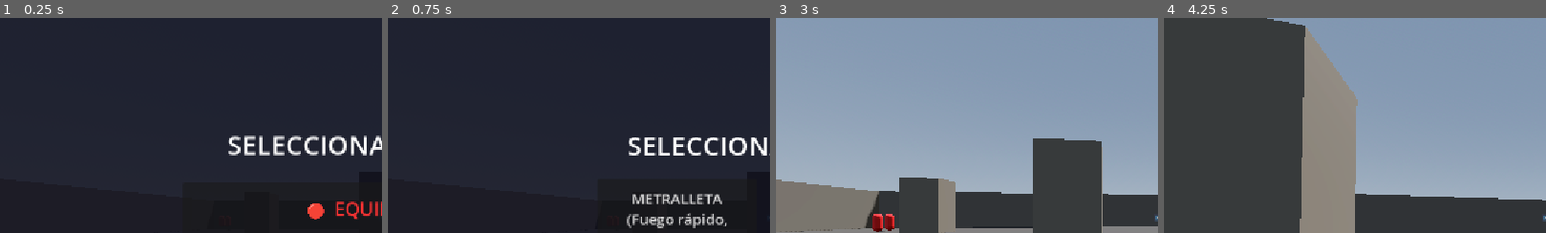
Above: before the commit, frames 1-4 (left to right).
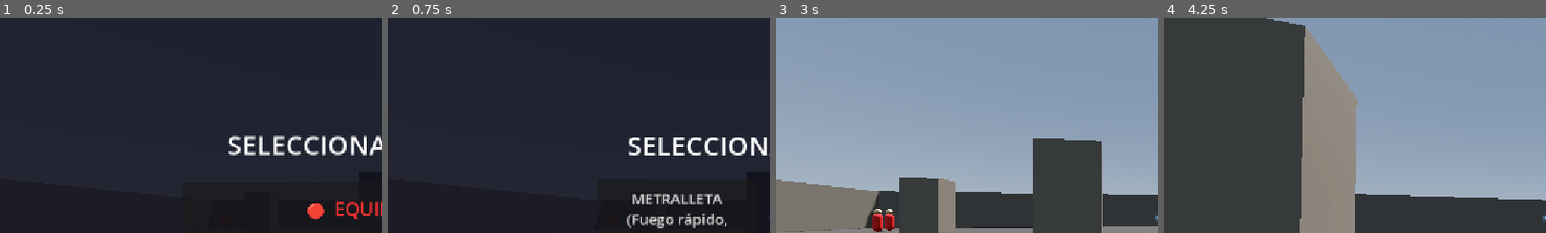
Above: after the commit, the same moments.

Repository: Jillkrav/Fps-Prueba
Game: Godot game, scene res://scenes/maps/map_2.tscn
Same seed, same stepped clock (60 frames per second), same inputs: the game is played once before the commit and once after it. This scene is started directly instead of the project's main scene. The engine's default icon, where the game draws it, is replaced by a stand-in: a white triangle on a blue panel in a dark square.
Inputs (mouse positions are % of the whole screen's width and height, from its top left):
- Up to frame 1 (0.25 s): no input
- Up to frame 2 (0.75 s): click "🔴 EQUIPO ROJO" at 0.5 s
- Up to frame 3 (3 s): click "METRALLETA (Fuego rápido, men…" at 1.25 s; tap Enter (ui_accept) at 2, 2.27 s; move the mouse to (55, 50) at 2.02 s; hold F 2.03-2.78 s; hold W from 2.03 s (still down); click (55, 50) at 2.17 s; move the mouse to (45, 50) at 2.77 s; tap F at 2.85 s; click (45, 50) at 2.92 s
- Up to frame 4 (4.25 s): keep holding W; tap Enter (ui_accept) at 3.02 s; move the mouse to (52, 48) at 3.52 s; hold R from 3.53 s (still down); click (52, 48) at 3.67 s; tap F at 3.8 s
The pictures show only the part of the screen within x 0-50%, y 4-54%; the shares and areas given below are measured in that part.

The runs differ from the first frame. In frame 3, less than 0.1% of the frame differs, in the area x 25-31%, y 88-92%; in frame 4, nothing differs.

Commit message:
fix: cabeza esfera + headshot en npc_base (sistema correcto). Fix take_damage en player.gd

Diff:
--- a/scenes/npcs/npc_base.tscn
+++ b/scenes/npcs/npc_base.tscn
@@ -12,6 +12,16 @@
 
 [sub_resource type="StandardMaterial3D" id="StandardMaterial3D_base"]
 albedo_color = Color(0.8, 0.8, 0.8, 1)
+
+[sub_resource type="SphereMesh" id="SphereMesh_head"]
+radius = 0.28
+height = 0.56
+
+[sub_resource type="StandardMaterial3D" id="StandardMaterial3D_head"]
+albedo_color = Color(0.85, 0.72, 0.55, 1)
+
+[sub_resource type="SphereShape3D" id="SphereShape3D_head"]
+radius = 0.28
 
 [node name="NpcBase" type="CharacterBody3D" groups=["npcs"]]
 collision_layer = 4
@@ -27,6 +37,20 @@
 mesh = SubResource("CapsuleMesh_base")
 surface_material_override/0 = SubResource("StandardMaterial3D_base")
 
+[node name="Head" type="Node3D" parent="."]
+transform = Transform3D(1, 0, 0, 0, 1, 0, 0, 0, 1, 0, 2.08, 0)
+
+[node name="HeadMesh" type="MeshInstance3D" parent="Head"]
+mesh = SubResource("SphereMesh_head")
+surface_material_override/0 = SubResource("StandardMaterial3D_head")
+
+[node name="HeadHitbox" type="Area3D" parent="Head" groups=["headshot"]]
+collision_layer = 4
+collision_mask = 0
+
+[node name="HeadCollision" type="CollisionShape3D" parent="Head/HeadHitbox"]
+shape = SubResource("SphereShape3D_head")
+
 [node name="NavigationAgent3D" type="NavigationAgent3D" parent="."]
 target_desired_distance = 1.5
 path_max_distance = 3.0
--- a/scripts/npc_base.gd
+++ b/scripts/npc_base.gd
@@ -40,6 +40,7 @@
 @export var damage: float = 10.0
 @export var attack_range: float = 2.0
 @export var attack_rate: float = 1.0
+@export var headshot_multiplier: float = 2.5
 
 # ─────────────────────────────────────────
 # VARIABLES INTERNAS
@@ -54,17 +55,16 @@
 var gravity: float = ProjectSettings.get_setting("physics/3d/default_gravity")
 
 @onready var navigation_agent: NavigationAgent3D = get_node_or_null("NavigationAgent3D")
+@onready var head_hitbox: Area3D = get_node_or_null("Head/HeadHitbox")
 
 # ─────────────────────────────────────────
 # HELPERS
 # ─────────────────────────────────────────
 
-## Devuelve true si el jugador está invisible para los NPCs.
 func _player_is_invisible() -> bool:
 	var player: Node = get_tree().get_first_node_in_group("player")
 	return player != null and player.is_in_group("invisible_to_npc")
 
-## Devuelve el equipo del jugador según GameState ("rojo" → DOS, "azul" → UNO, "" → ninguno/enemigo de todos).
 func _get_player_team() -> Equipo:
 	var gs: Node = get_node_or_null("/root/GameState")
 	if gs:
@@ -73,13 +73,10 @@
 				return Equipo.DOS
 			"azul":
 				return Equipo.UNO
-	# Por defecto si no eligió equipo, se considera equipo UNO
 	return Equipo.UNO
 
-## Devuelve true si este NPC es enemigo del nodo indicado.
 func es_enemigo_de(nodo: Node) -> bool:
 	if nodo.is_in_group("player"):
-		# El NPC ataca al jugador solo si son de equipos distintos
 		return equipo != _get_player_team()
 	if nodo is NpcBase:
 		return equipo != nodo.equipo
@@ -98,7 +95,6 @@
 	if is_dead:
 		return
 
-	# Refrescar objetivo si murió, es inválido, o el jugador cambió de visibilidad
 	if target == null or not is_instance_valid(target) \
 		or (target.has_method("is_dead") and target.get("is_dead") == true) \
 		or (target.is_in_group("player") and _player_is_invisible()):
@@ -166,12 +162,9 @@
 	var todos_npcs: Array = get_tree().get_nodes_in_group("npcs")
 	var jugador_invisible: bool = _player_is_invisible()
 	var player_team: Equipo = _get_player_team()
-
 	var closest_dist: float = INF
 
-	# ¿Este NPC es enemigo del jugador?
 	var atacar_jugador: bool = (equipo != player_team) and not jugador_invisible
-
 	if atacar_jugador:
 		var player: Node3D = get_tree().get_first_node_in_group("player") as Node3D
 		if player and not player.get("is_dead"):
@@ -180,7 +173,6 @@
 				closest_dist = d
 				target = player
 
-	# Siempre busca NPCs del equipo contrario
 	for node in todos_npcs:
 		if node == self:
 			continue
@@ -214,25 +206,38 @@
 	if target and target.has_method("take_damage"):
 		target.take_damage(damage)
 
-func take_damage(amount: float) -> void:
+## Recibe daño. Si is_headshot=true aplica el multiplicador.
+func take_damage(amount: float, is_headshot: bool = false) -> void:
 	if is_dead:
 		return
-	current_health -= amount
+	var final_damage: float = amount * (headshot_multiplier if is_headshot else 1.0)
+	current_health -= final_damage
 	current_health = clamp(current_health, 0, max_health)
-	flash_hit()
+	flash_hit(is_headshot)
 	if current_health <= 0:
 		die()
 
-func flash_hit() -> void:
+func flash_hit(headshot: bool = false) -> void:
 	var mesh: MeshInstance3D = get_node_or_null("MeshInstance3D")
+	var head_mesh: MeshInstance3D = get_node_or_null("Head/HeadMesh")
 	if mesh:
 		var mat: StandardMaterial3D = mesh.get_surface_override_material(0) as StandardMaterial3D
 		if mat:
-			mat.albedo_color = Color.WHITE
+			mat.albedo_color = Color.WHITE if headshot else Color.WHITE
 			var t: SceneTreeTimer = get_tree().create_timer(0.1)
 			t.timeout.connect(func() -> void:
 				if is_instance_valid(mat):
 					mat.albedo_color = _base_color
+			)
+	if head_mesh and headshot:
+		var hmat: StandardMaterial3D = head_mesh.get_surface_override_material(0) as StandardMaterial3D
+		if hmat:
+			var orig: Color = hmat.albedo_color
+			hmat.albedo_color = Color.YELLOW
+			var t2: SceneTreeTimer = get_tree().create_timer(0.15)
+			t2.timeout.connect(func() -> void:
+				if is_instance_valid(hmat):
+					hmat.albedo_color = orig
 			)
 
 func die() -> void:
--- a/scripts/npc_melee.gd
+++ b/scripts/npc_melee.gd
@@ -16,7 +16,6 @@
 	attack_range  = 1.5
 	attack_rate   = 1.0
 	# equipo se asigna ANTES de _ready() desde el spawner o inspector
-	# NO sobreescribir aqui
 	super._ready()
 
 func perform_attack() -> void:
@@ -24,4 +23,5 @@
 		return
 	if target.has_method("is_dead") and target.get("is_dead"):
 		return
+	# take_damage acepta (amount, is_headshot=false) — melee nunca hace headshot
 	target.take_damage(damage)
--- a/scripts/player.gd
+++ b/scripts/player.gd
@@ -112,8 +112,15 @@
 		for hit in hits:
 			var target: Node = hit["collider"]
 			var is_headshot: bool = hit.get("is_headshot", false)
+			# Llamada segura: soporta tanto take_damage(amount) como take_damage(amount, headshot)
 			if target and target.has_method("take_damage"):
-				target.take_damage(hit["damage"], is_headshot)
+				var method: Dictionary = target.get_method_list().filter(
+					func(m): return m["name"] == "take_damage"
+				).front()
+				if method and method.get("args", []).size() >= 2:
+					target.take_damage(hit["damage"], is_headshot)
+				else:
+					target.take_damage(hit["damage"])
 
 func take_damage(amount: float) -> void:
 	if is_dead:
Not shown: 1 places in scenes/npcs/npc_base.tscn that only renumber resources
